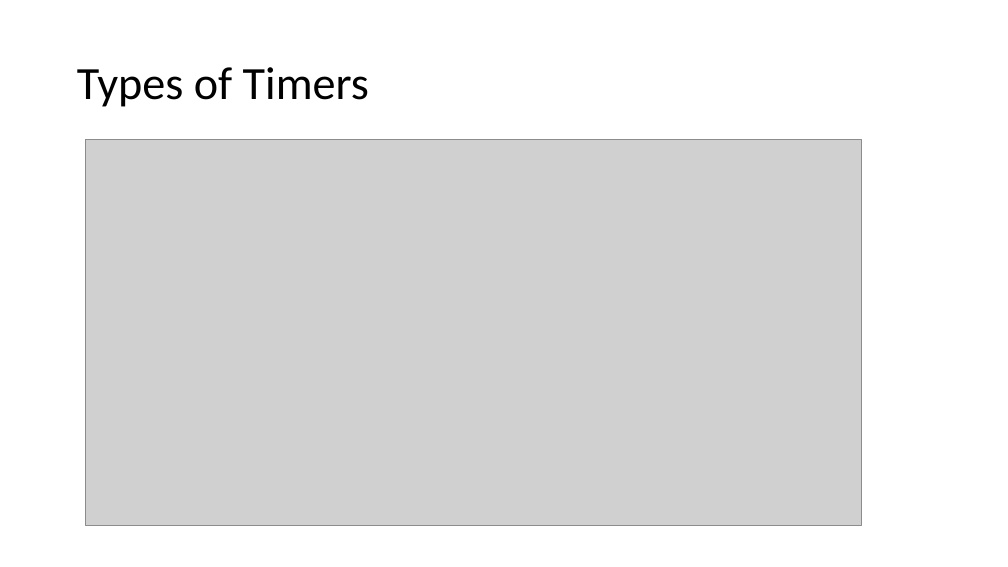
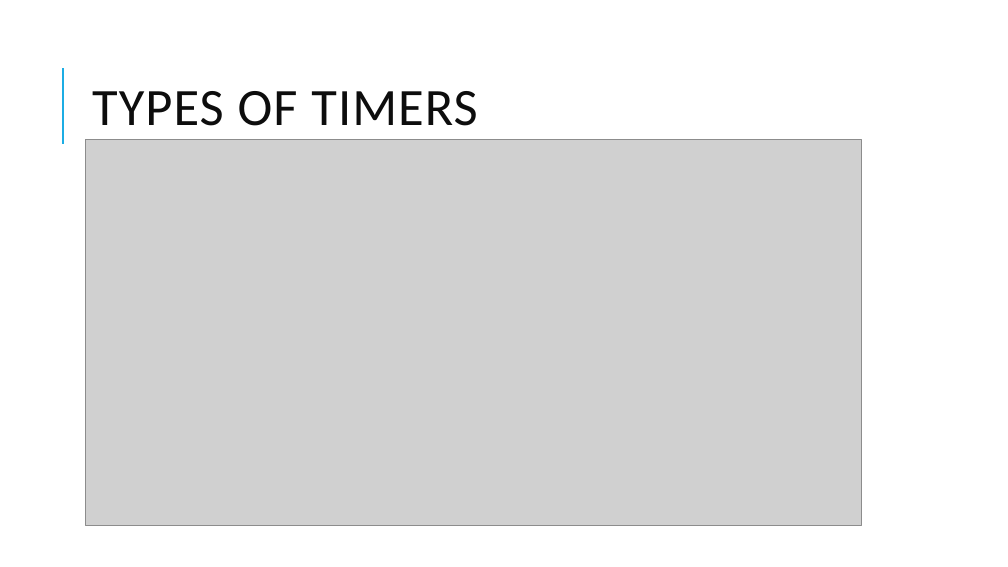
Before and after one commit to skandhwa/SimplilearnNew, a slide deck: slide 17 of Load Testing -Jmeter.pptx. Drawn at 1008x567 pixels with LibreOffice and Linux fonts; fonts in the diff are those of the drawing; grey boxes stand for pictures. Boxes give left, top, right and bottom in pixels: in the first picture for what was removed or moved away, otherwise in the second. Text is boxed around its words. In the diff, an @@ line names an element or a change of style, - is before the commit and + after.

```diff
--- a/Load Testing -Jmeter.pptx
+++ b/Load Testing -Jmeter.pptx
@@ line added from (63, 144) to (63, 68), #1CADE4 1.5 pt @@
@@ title at (92,91,477,126): text changed; size 44 to 50 pt; text colour #000000 to #0D0D0D @@
-Types of Timers
+TYPES OF TIMERS
```
Also in this commit, not shown: 18 other slides changed, 14 slides added, 7 other files.
